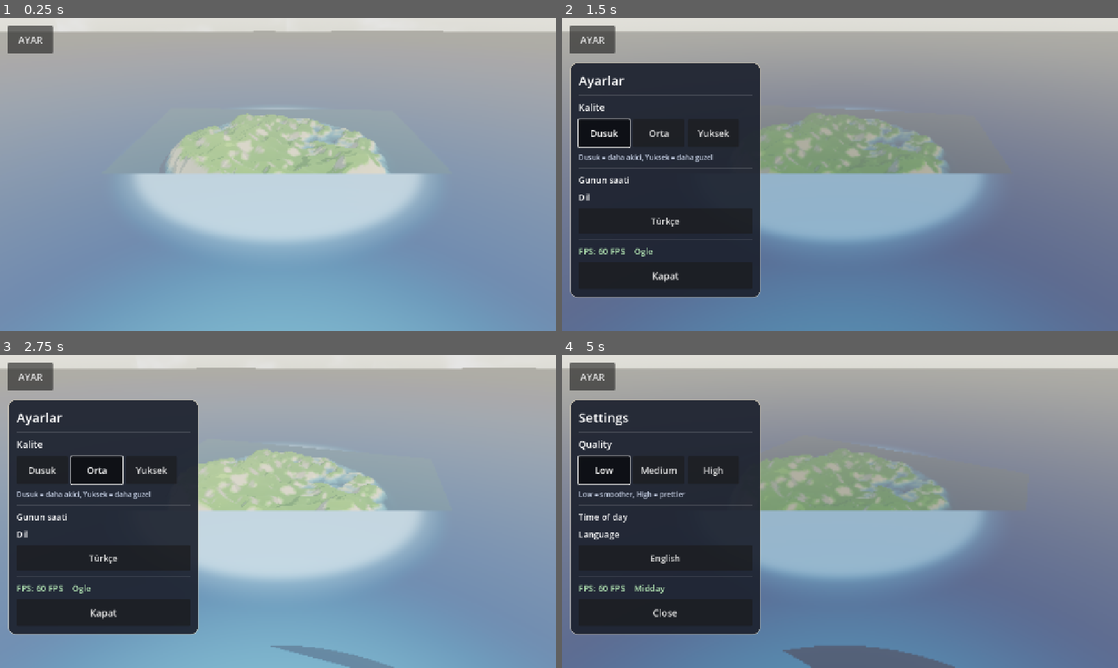
Above: before the commit, frames 1-4 (two rows, left to right).
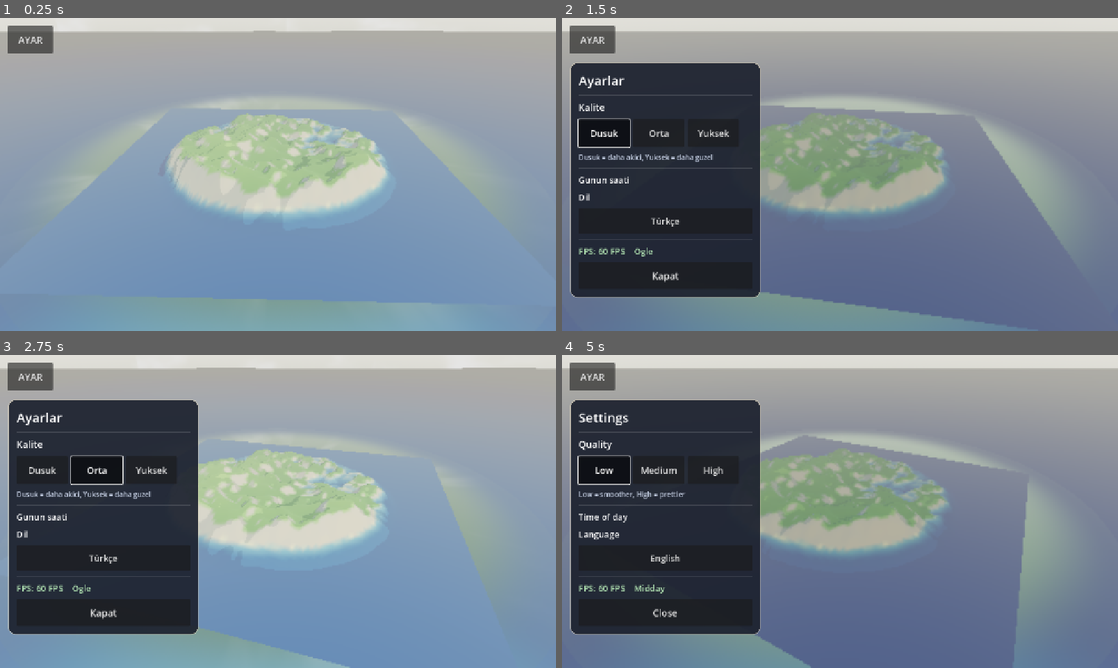
Above: after the commit, the same moments.

Repository: eraslan19j/game
Game: Godot game, scene res://scenes/world/world.tscn
Two runs of this game, one before a commit and one after it. Both use one fixed random seed, a clock stepped at 60 frames per second and the inputs below.
Inputs:
- Up to frame 1 (0.25 s): no input
- Up to frame 2 (1.5 s): click "AYAR" at 0.5 s; click "Dusuk" at 1.25 s
- Up to frame 3 (2.75 s): click "Orta" at 2 s
- Up to frame 4 (5 s): click "Yuksek" at 2.75 s; click "Türkçe" at 3.5 s; click "Low" at 4.25 s

The runs differ from the first frame. In frame 1, 15% of the frame differs, in the area x 10-86%, y 25-100%; in frame 2, 14%; in frame 3, 12%; in frame 4, 15%, in the area x 27-92%, y 25-100%.

Commit message:
Kirpma geri alindi; su ada uzerinde saydam, 96-132 m arasi gecis, disinda opak
Co-authored-by: arena-agent <297053741+arena-agent@users.noreply.github.com>

Diff:
--- a/scripts/world/terrain.gd
+++ b/scripts/world/terrain.gd
@@ -215,7 +215,7 @@
 func _color_for(h: float, normal_y: float) -> Color:
 	# Su altindaki zemin de SU RENGINE boyanir: yari saydam suyun altindan
 	# parlak kum gorunup "gri kare" gibi durmasini engeller.
-	var seabed := Color(0.07, 0.28, 0.40)
+	var seabed := Color(0.05, 0.30, 0.50)
 	var seabed_shallow := Color(0.22, 0.55, 0.60)
 	var sand := Color(0.87, 0.78, 0.55)
 	var grass_low := Color(0.31, 0.58, 0.24)
--- a/shaders/toon.gdshader
+++ b/shaders/toon.gdshader
@@ -15,13 +15,6 @@
 uniform float sea_level = 0.0;
 
 void fragment() {
-	// Ada maskesi: 200x200 m kare tabanin izini kaldirir.
-	if (island_mask_radius > 0.5) {
-		float r = length(VERTEX.xz);
-		if (r > island_mask_radius && VERTEX.y < sea_level + 0.3) {
-			discard;
-		}
-	}
 	vec3 base = albedo.rgb;
 	if (use_vertex_color) {
 		base *= COLOR.rgb;
--- a/shaders/water.gdshader
+++ b/shaders/water.gdshader
@@ -60,6 +60,11 @@
 	SPECULAR = 0.04;
 
 	// Kiyida daha saydam, acik denizde neredeyse opak.
-	// Su tamamen opak: altindaki arazi tabani gorunmez.
-	ALPHA = 1.0;
+	// Ada uzerinde tamamen saydam (arazi gorunur), uzakta opak
+	// (arazinin 200x200 m kare tabaninin izi kapanir).
+	float alpha = 1.0;
+	if (island_dist < 135.0) {
+		alpha = smoothstep(96.0, 132.0, island_dist) * 0.92;
+	}
+	ALPHA = clamp(alpha, 0.0, 1.0);
 }
Binary file changed: ci_screenshot_preview.png
